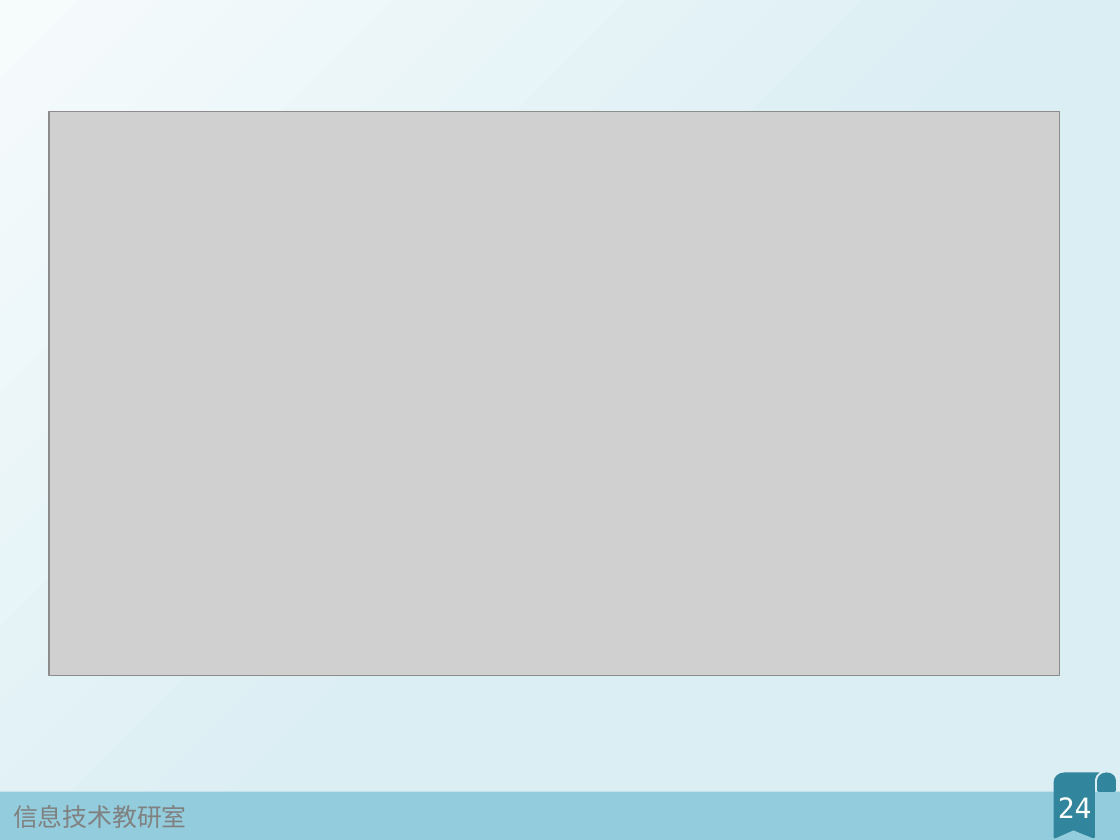
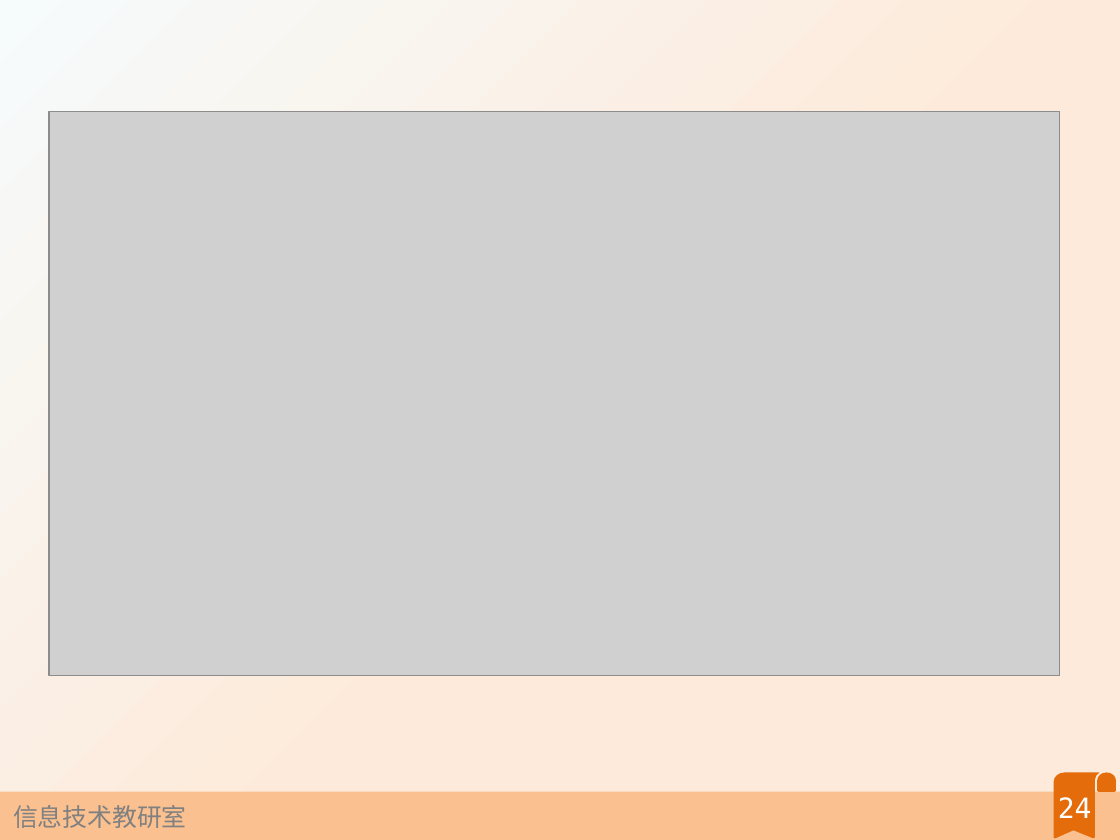
Before and after one commit to fjzfmxd/-, a slide deck: slide 24 of 2Python基本类型/幻灯片.pptx. Drawn at 1120x840 pixels with LibreOffice and Linux fonts; fonts in the diff are those of the drawing; grey boxes stand for pictures. Boxes give left, top, right and bottom in pixels: in the first picture for what was removed or moved away, otherwise in the second. Text is boxed around its words. In the diff, an @@ line names an element or a change of style, - is before the commit and + after.

```diff
--- a/2Python基本类型/幻灯片.pptx
+++ b/2Python基本类型/幻灯片.pptx
@@ background gradient #F6FBFC to #DBEEF4 to gradient #F6FBFC to #FDEADA @@
@@ freeform shape at bbox=[1054, 773, 1117, 839]: fill #31859C to #E46C0A @@
@@ rectangle at bbox=[0, 792, 1120, 840]: fill #93CDDD to #FAC090 @@
```
Also in this commit, not shown: 3 other slides changed, 1 slide added, 1 other file.
